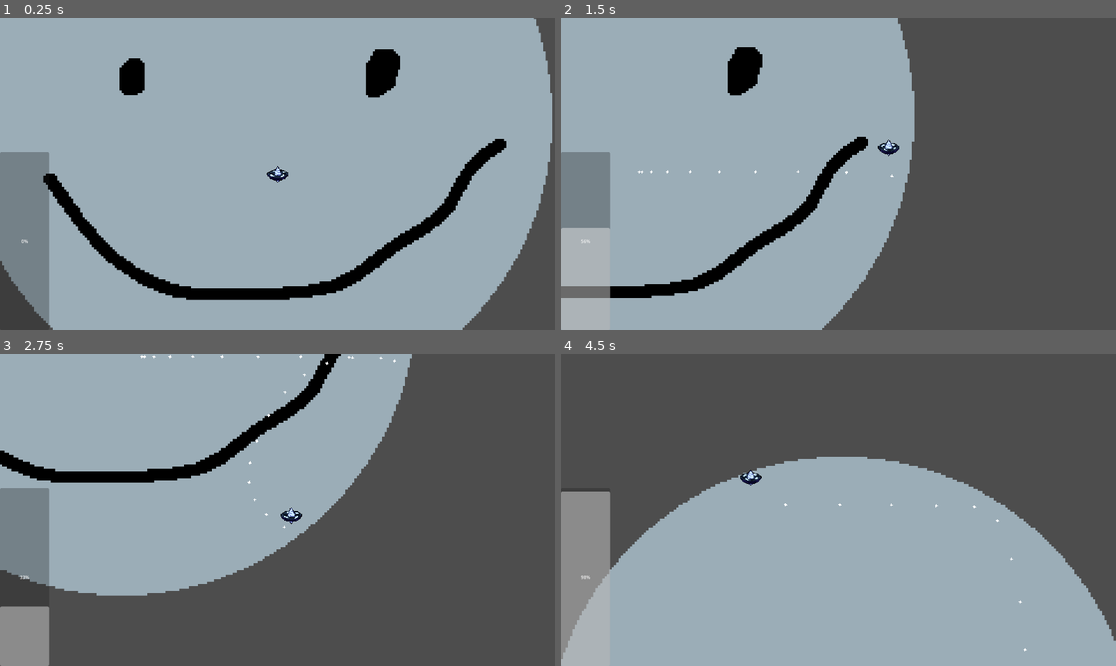
Above: before the commit, frames 1-4 (two rows, left to right).
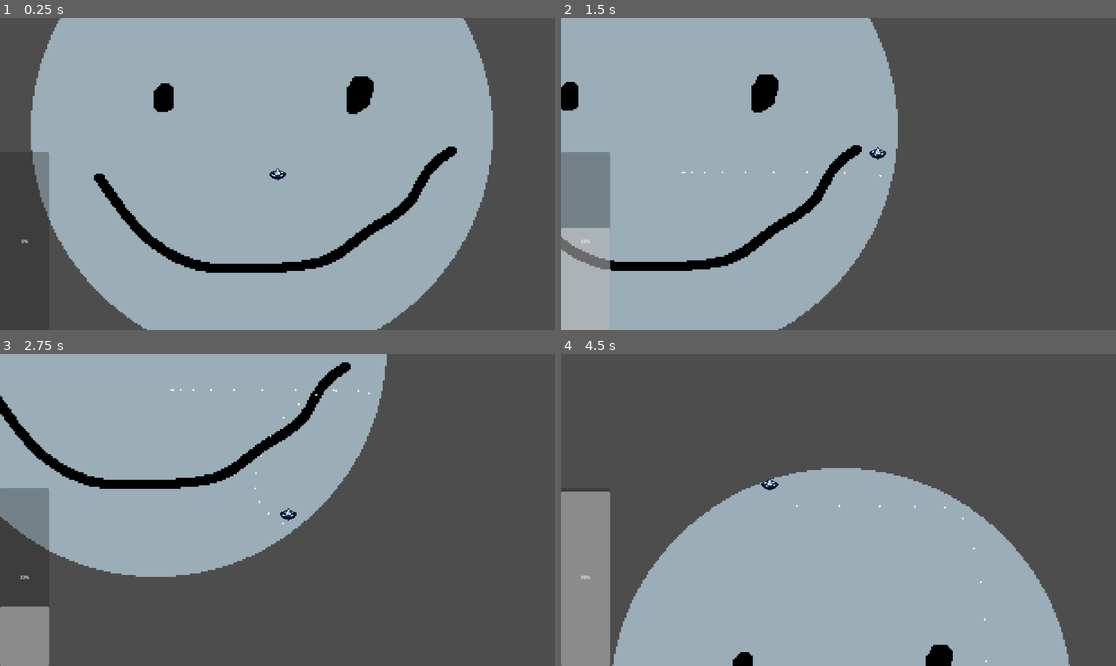
Above: after the commit, the same moments.

Repository: Dragos-Lup/spin
Game: Godot game, scene res://scenes/testing_scene.tscn
Two runs of this game, one before a commit and one after it. Both use one fixed random seed, a clock stepped at 60 frames per second and the inputs below.
Inputs (mouse positions are in pixels of both pictures, inside the frame that each line leads up to):
- Up to frame 1 (0.25 s): no input
- Up to frame 2 (1.5 s): move the mouse to (960, 158) at 0.52 s; hold D (right) 0.53-1.28 s; click (960, 158) at 0.6 s; move the mouse to (727, 189) at 1.27 s; hold S (down) from 1.28 s (still down); click (727, 189) at 1.35 s
- Up to frame 3 (2.75 s): move the mouse to (333, 441) at 2.02 s; release S (down) at 2.03 s; hold D (right) from 2.03 s (still down); click (333, 441) at 2.1 s
- Up to frame 4 (4.5 s): move the mouse to (810, 572) at 2.77 s; release D (right) at 2.78 s; hold W (up) 2.78-3.53 s; click (810, 572) at 2.85 s; move the mouse to (1005, 556) at 3.52 s; hold A (left) from 3.53 s (still down); click (1005, 556) at 3.6 s; move the mouse to (672, 463) at 4.27 s; click (672, 463) at 4.35 s

The runs differ from the first frame. In frame 1, 29% of the frame differs, in the area x 0-100%, y 0-100%; in frame 2, 8.2%; in frame 3, 10%; in frame 4, 11%.

Commit message:
ermn

Diff:
--- a/scenes/testing_scene.tscn
+++ b/scenes/testing_scene.tscn
@@ -29,7 +29,7 @@
 position = Vector2(974, 632)
 
 [node name="Camera2D" type="Camera2D" parent="MainSpinner"]
-zoom = Vector2(1.915, 1.915)
+zoom = Vector2(1.5, 1.5)
 process_callback = 0
 position_smoothing_enabled = true
 
--- a/scripts/encircle.gd
+++ b/scripts/encircle.gd
@@ -8,6 +8,7 @@
 
 # Called every frame. 'delta' is the elapsed time since the previous frame.
 func _process(delta: float) -> void:
+	#self.scale *= 1.05
 	pass
 
 
--- /dev/null
+++ b/shader/encirclePolygon.gdshader
@@ -0,0 +1,14 @@
+shader_type canvas_item;
+
+void vertex() {
+	// Called for every vertex the material is visible on.
+}
+
+void fragment() {
+	// Called for every pixel the material is visible on.
+}
+
+//void light() {
+	// Called for every pixel for every light affecting the CanvasItem.
+	// Uncomment to replace the default light processing function with this one.
+//}
